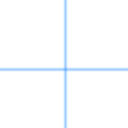
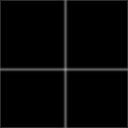
Layers edited between the first and the second 128 × 128 image:
added layer "Layer 2" (37%) above "Layer 1 copy" over [0, 0, 128, 128]
painted on "Layer 1 copy" over [29, 0, 36, 5]
added layer "Layer 1" over [0, 0, 128, 128]
